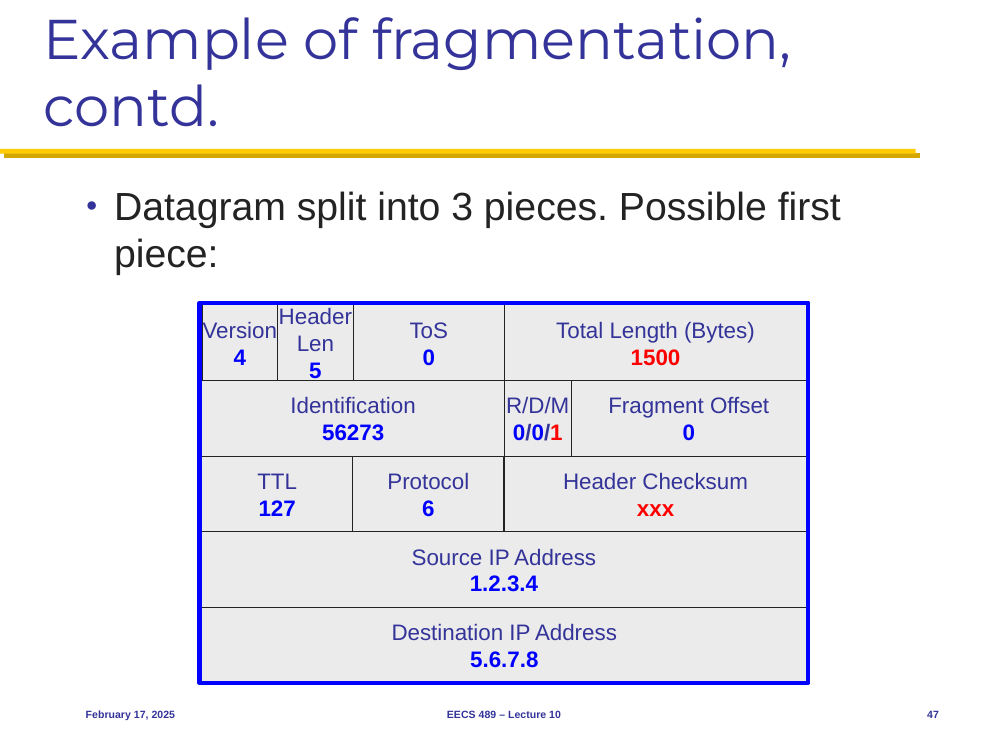
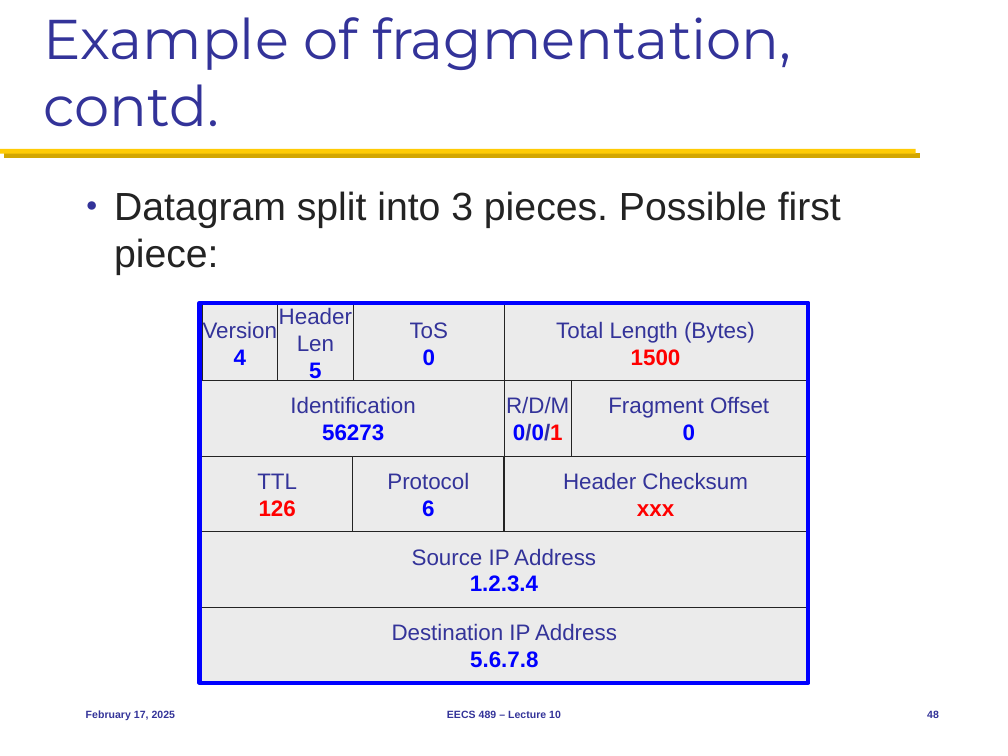
Before and after one commit to mosharaf/eecs489, a slide deck: slide 48 of Slides/021725.pptx (slide 47 before the commit). Drawn at 1008x756 pixels with LibreOffice and Linux fonts; fonts in the diff are those of the drawing. Boxes give left, top, right and bottom in pixels: in the first picture for what was removed or moved away, otherwise in the second. Text is boxed around its words. In the diff, an @@ line names an element or a change of style, - is before the commit and + after.

```diff
--- a/Slides/021725.pptx
+++ b/Slides/021725.pptx
@@ text in rectangle at box(259, 500, 296, 517): text changed; text colour #0000FF to #FF0000 @@
-127
+126
@@ page number at box(927, 710, 939, 718): text changed @@
-47
+48
```
Also in this commit, not shown: 2 other slides changed, 1 slide added, 1 other file.
